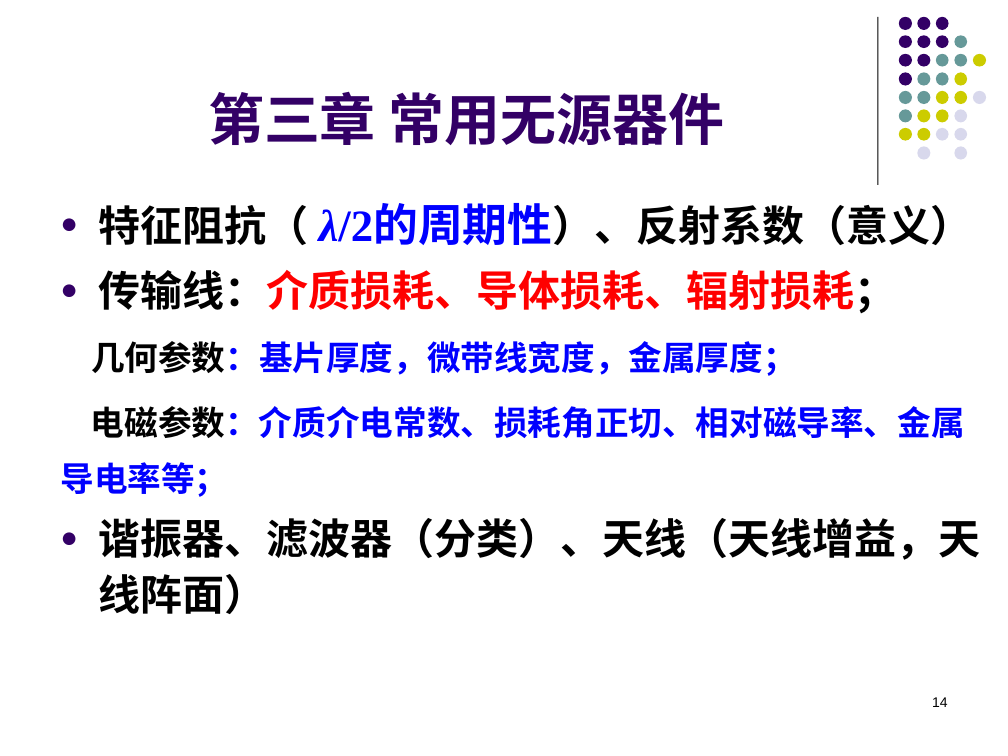
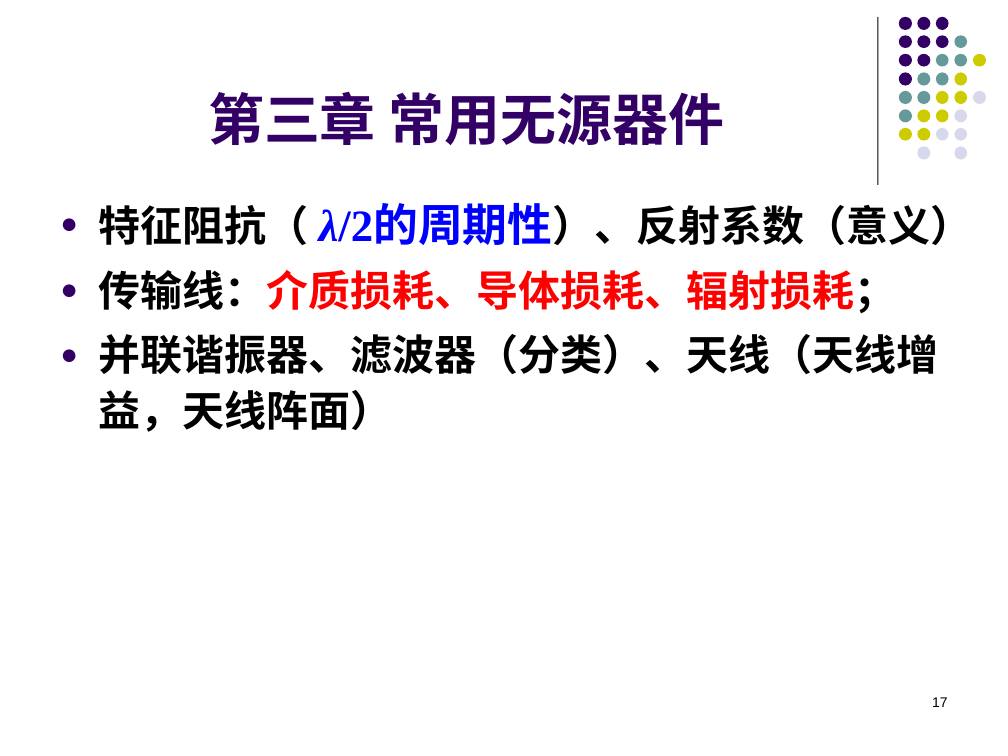
Before and after one commit to lyMeiSEU/ly_schoolhelper, a slide deck: slide 17 of 通信电子/复习.pptx (slide 14 before the commit). Drawn at 1008x756 pixels with LibreOffice and Linux fonts; fonts in the diff are those of the drawing; background and template pictures are left out. Boxes give left, top, right and bottom in pixels: in the first picture for what was removed or moved away, otherwise in the second. Text is boxed around its words. In the diff, an @@ line names an element or a change of style, - is before the commit and + after.

```diff
--- a/通信电子/复习.pptx
+++ b/通信电子/复习.pptx
@@ text at (98, 334, 938, 432): text changed; size 24 to 30 pt; text colour #0000FF to #000000 @@
-几何参数：基片厚度，微带线宽度，金属厚度；
-电磁参数：介质介电常数、损耗角正切、相对磁导率、金属导电率等；
-● 谐振器、滤波器（分类）、天线（天线增益，天线阵面）
+● 并联谐振器、滤波器（分类）、天线（天线增益，天线阵面）
@@ page number at (932, 697, 948, 707): text changed @@
-14
+17
```
Also in this commit, not shown: 7 other slides changed, 4 slides added, 1 slide removed, 3 other files.
